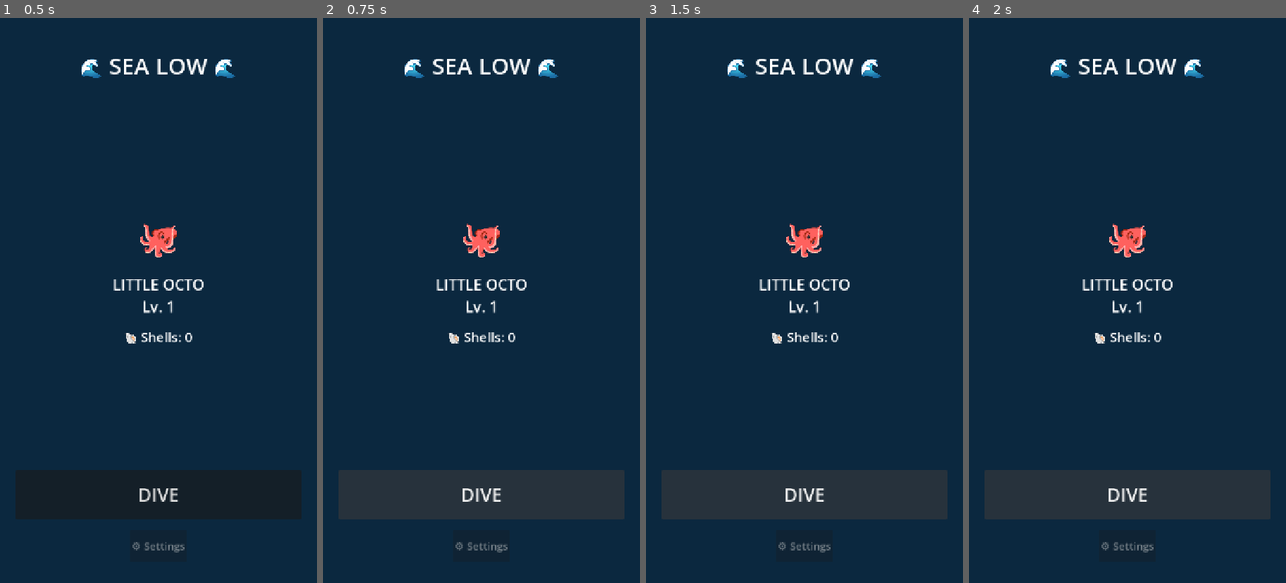
Above: before the commit, frames 1-4 (left to right).
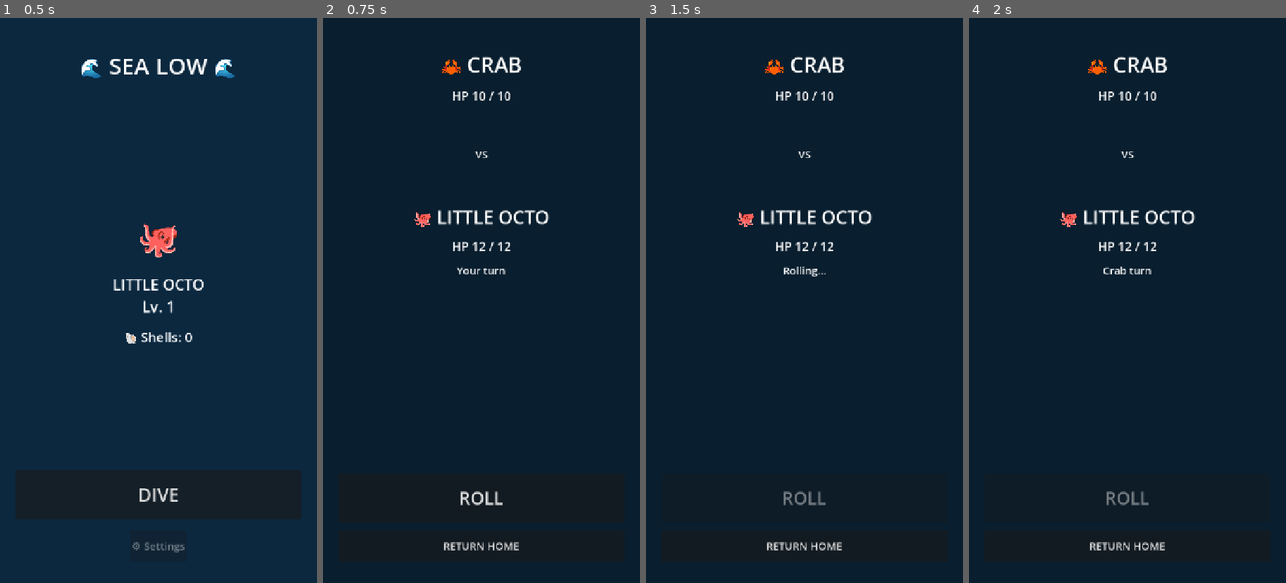
Above: after the commit, the same moments.

Repository: ShaferWebbConsulting/Sealow
Game: Godot game, scene res://scenes/main/MainMenu.tscn
Same seed, same stepped clock (60 frames per second), same inputs: the game is played once before the commit and once after it.
Inputs (mouse positions are in pixels of both pictures, inside the frame that each line leads up to):
- Up to frame 1 (0.5 s): no input
- Up to frame 2 (0.75 s): click "DIVE" at 0.5 s
- Up to frame 3 (1.5 s): click (804, 498) at 1.25 s, where only the run after the commit has a clickable "ROLL"
- Up to frame 4 (2 s): no input

Frame 1 is identical in both runs. In frame 2, 15% of the frame differs, in the area x 4-96%, y 6-97%; in frame 3, 15%; in frame 4, 15%.
Error before the commit: Parse Error: Class "SceneManager" hides an autoload singleton. (res://scripts/systems/scene_manager.gd:2)

Commit message:
coming up and rolling but doesnt show rolls.

Diff:
--- a/project.godot
+++ b/project.godot
@@ -1,5 +1,5 @@
 ; Engine configuration file.
-; It's best edited using the editor and not directly,
+; It's best edited using the editor UI and not directly,
 ; since the parameters that go here are not all obvious.
 ;
 ; Format:
@@ -8,16 +8,23 @@
 
 config_version=5
 
+[animation]
+
+compatibility/default_parent_skeleton_in_mesh_instance_3d=true
+
 [application]
+
 config/name="SeaLow"
 run/main_scene="res://scenes/main/MainMenu.tscn"
-config/features=PackedStringArray("4.2")
+config/features=PackedStringArray("4.7")
 config/icon="res://assets/ui/icon.svg"
 
 [autoload]
+
 SceneManager="*res://scripts/systems/scene_manager.gd"
 
 [display]
+
 window/size/viewport_width=720
 window/size/viewport_height=1280
 window/stretch/mode="canvas_items"
@@ -25,4 +32,5 @@
 window/handheld/orientation=1
 
 [rendering]
+
 textures/vram_compression/import_etc2_astc=true
--- a/scenes/main/MainMenu.tscn
+++ b/scenes/main/MainMenu.tscn
@@ -1,8 +1,8 @@
-[gd_scene load_steps=2 format=3 uid="uid://mpvfwub5de0d"]
+[gd_scene format=3 uid="uid://mpvfwub5de0d"]
 
-[ext_resource type="Script" path="res://scripts/main/main_menu.gd" id="1_l4gfr"]
+[ext_resource type="Script" uid="uid://c23kmacodba8u" path="res://scripts/main/main_menu.gd" id="1_l4gfr"]
 
-[node name="MainMenu" type="Control"]
+[node name="MainMenu" type="Control" unique_id=842964234]
 layout_mode = 3
 anchors_preset = 15
 anchor_right = 1.0
@@ -11,7 +11,7 @@
 grow_vertical = 2
 script = ExtResource("1_l4gfr")
 
-[node name="Background" type="ColorRect" parent="."]
+[node name="Background" type="ColorRect" parent="." unique_id=299336228]
 layout_mode = 1
 anchors_preset = 15
 anchor_right = 1.0
@@ -20,7 +20,7 @@
 grow_vertical = 2
 color = Color(0.0431373, 0.156863, 0.247059, 1)
 
-[node name="SafeArea" type="MarginContainer" parent="."]
+[node name="SafeArea" type="MarginContainer" parent="." unique_id=850538485]
 layout_mode = 1
 anchors_preset = 15
 anchor_right = 1.0
@@ -32,48 +32,49 @@
 theme_override_constants/margin_right = 36
 theme_override_constants/margin_bottom = 48
 
-[node name="Content" type="VBoxContainer" parent="SafeArea"]
+[node name="Content" type="VBoxContainer" parent="SafeArea" unique_id=1628245735]
 layout_mode = 2
 size_flags_vertical = 3
 theme_override_constants/separation = 24
 
-[node name="Title" type="Label" parent="SafeArea/Content"]
+[node name="Title" type="Label" parent="SafeArea/Content" unique_id=1468605986]
 layout_mode = 2
 size_flags_horizontal = 4
 theme_override_font_sizes/font_size = 52
 text = "🌊 SEA LOW 🌊"
 horizontal_alignment = 1
 
-[node name="SpacerTop" type="Control" parent="SafeArea/Content"]
+[node name="SpacerTop" type="Control" parent="SafeArea/Content" unique_id=328154676]
 layout_mode = 2
 size_flags_vertical = 3
 
-[node name="Octo" type="Label" parent="SafeArea/Content"]
+[node name="Octo" type="Label" parent="SafeArea/Content" unique_id=374372413]
 layout_mode = 2
 size_flags_horizontal = 4
 theme_override_font_sizes/font_size = 96
 text = "🐙"
 horizontal_alignment = 1
 
-[node name="Name" type="Label" parent="SafeArea/Content"]
+[node name="Name" type="Label" parent="SafeArea/Content" unique_id=559219034]
 layout_mode = 2
 size_flags_horizontal = 4
 theme_override_font_sizes/font_size = 34
-text = "LITTLE OCTO\nLv. 1"
+text = "LITTLE OCTO
+Lv. 1"
 horizontal_alignment = 1
 
-[node name="Shells" type="Label" parent="SafeArea/Content"]
+[node name="Shells" type="Label" parent="SafeArea/Content" unique_id=765298598]
 layout_mode = 2
 size_flags_horizontal = 4
 theme_override_font_sizes/font_size = 30
 text = "🐚 Shells: 0"
 horizontal_alignment = 1
 
-[node name="SpacerBottom" type="Control" parent="SafeArea/Content"]
+[node name="SpacerBottom" type="Control" parent="SafeArea/Content" unique_id=1223825744]
 layout_mode = 2
 size_flags_vertical = 3
 
-[node name="DiveButton" type="Button" parent="SafeArea/Content"]
+[node name="DiveButton" type="Button" parent="SafeArea/Content" unique_id=2035904592]
 unique_name_in_owner = true
 custom_minimum_size = Vector2(0, 112)
 layout_mode = 2
@@ -81,10 +82,10 @@
 theme_override_font_sizes/font_size = 42
 text = "DIVE"
 
-[node name="SettingsButton" type="Button" parent="SafeArea/Content"]
+[node name="SettingsButton" type="Button" parent="SafeArea/Content" unique_id=28326919]
 custom_minimum_size = Vector2(0, 72)
 layout_mode = 2
 size_flags_horizontal = 4
 theme_override_font_sizes/font_size = 24
+disabled = true
 text = "⚙ Settings"
-disabled = true
--- a/scripts/systems/scene_manager.gd
+++ b/scripts/systems/scene_manager.gd
@@ -1,5 +1,4 @@
 extends Node
-class_name SceneManager
 
 const MAIN_MENU_SCENE: String = "res://scenes/main/MainMenu.tscn"
 const BATTLE_SCENE: String = "res://scenes/battle/Battle.tscn"
Not shown, added: assets/ui/icon.svg.import
Not shown, added: scripts/battle/battle_manager.gd.uid
Not shown, added: scripts/main/main_menu.gd.uid
Not shown, added: scripts/systems/scene_manager.gd.uid
Not shown, added: .gitignore
